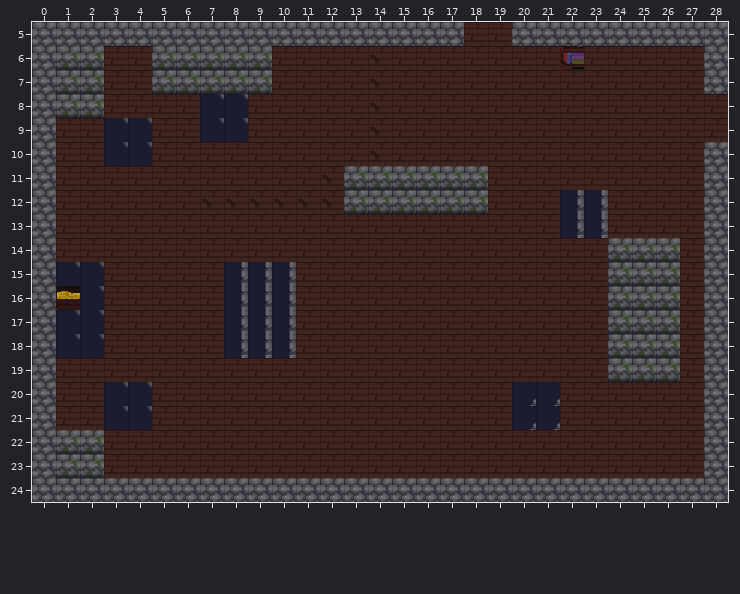
Tiled map: game/assets/tiles/living_room.tmx. That is the earlier state.
Cells are 16x16 px. Shown: x 0..28, y 5..24.
After:
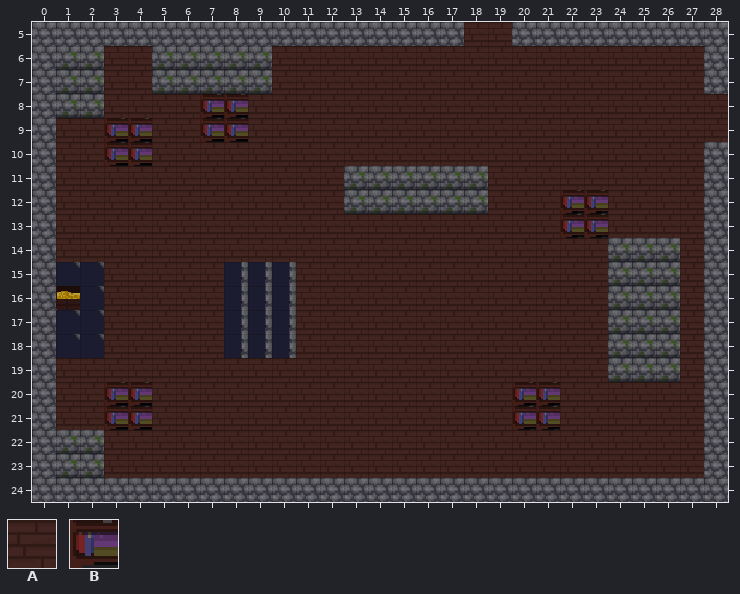
Key: from "tileset": A 0, B 78.
_ is an empty cell.
Objects are placed by their top-left corner, in cells (3,4 is the top-left corner of cell 3,4); size is 1x1 cell unless given.
Diff:
Layer "Tile Layer 1":
y 6: x 22 B -> A
Layer "Object Layer 1":
added: B "box" at 7,8
added: B at 8,8
added: B "bpx" at 3,9
added: B at 4,9
added: B at 7,9
added: B at 8,9
added: B at 3,10
added: B at 4,10
added: B "box" at 22,12
added: B at 23,12
added: B at 22,13
added: B at 23,13
added: B "box" at 20,20
added: B at 21,20
added: B "box" at 3,20
added: B at 4,20
added: B at 20,21
added: B at 21,21
added: B at 3,21
added: B at 4,21
